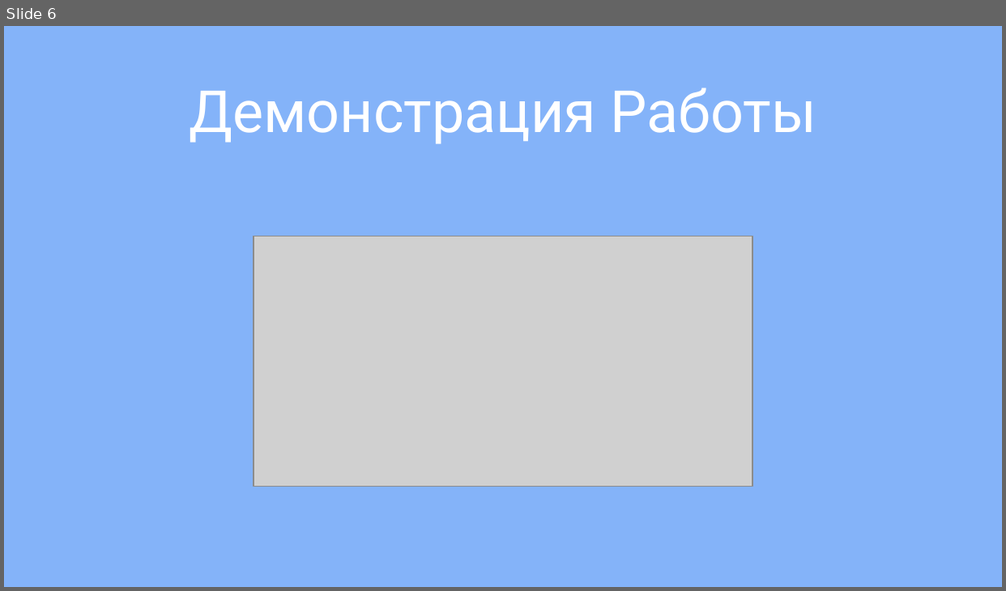
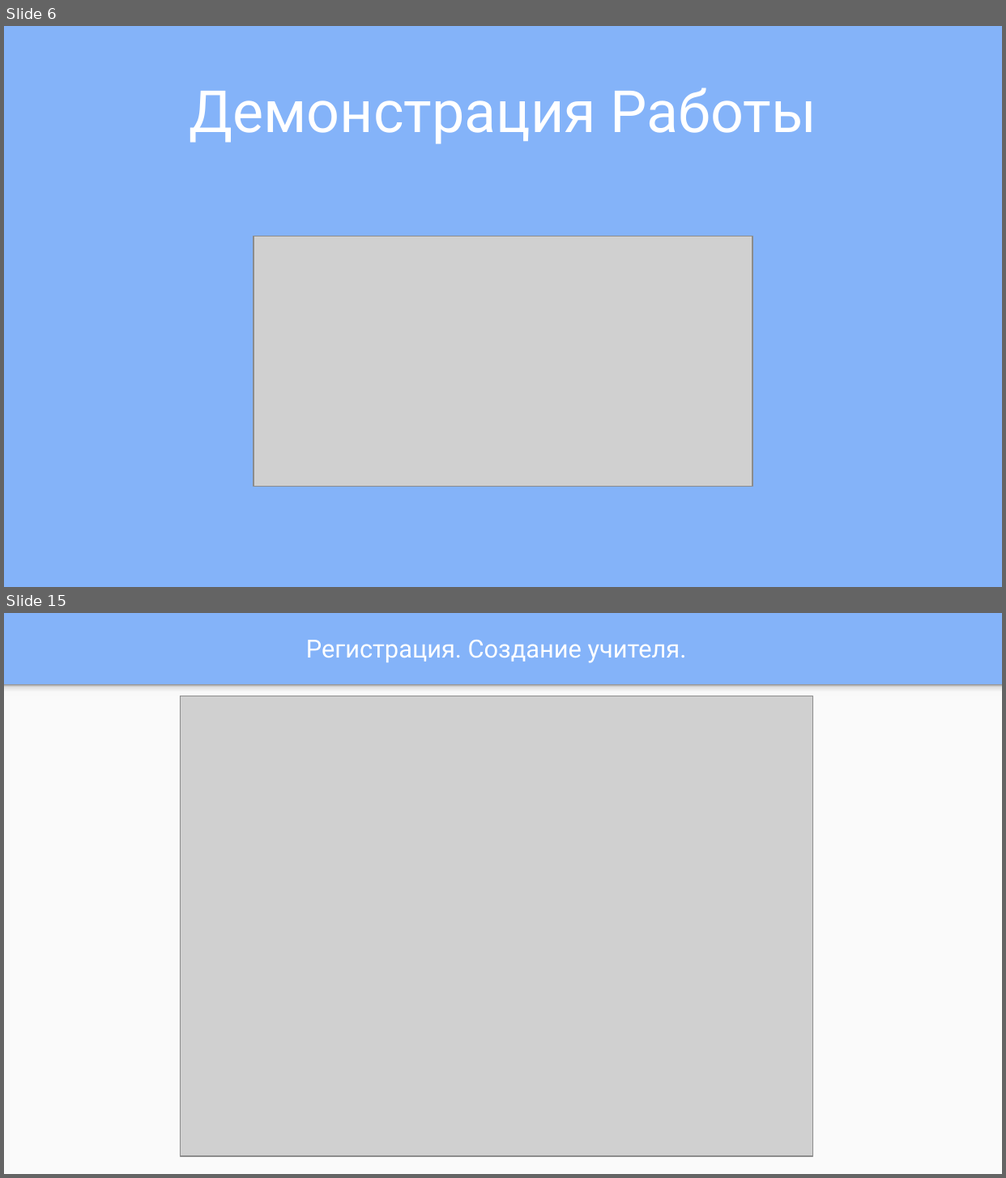
Before and after one commit to BearForesterSmallBeef/TeacherAndParent, a slide deck: materials/presentation/presentation.pptx. Shown one above the other, each under a label of ours: slide 6 before the commit, slides 6 and 15 after it; the slides between them are not shown. The pictures are 1006x591 and 1006x1178 pixels, drawn with LibreOffice and Linux fonts; fonts in the diff are those of the drawing; grey boxes stand for pictures. Boxes give left, top, right and bottom in pixels: in the first picture for what was removed or moved away, otherwise in the second. Text is boxed around its words. In the diff, an @@ line names an element or a change of style, - is before the commit and + after.

```diff
--- a/materials/presentation/presentation.pptx
+++ b/materials/presentation/presentation.pptx
@@ slide 15 added at (4, 613, 1002, 1174), background #84B3F9 @@
@@ title added at (306, 640, 687, 663), 18 pt, text #FFFFFF @@
+Регистрация. Создание учителя.
@@ rectangle added at (4, 685, 1002, 1174), fill #FAFAFA @@
@@ rectangle added at (4, 685, 1002, 696), fill gradient #F9F9F9 to #DEDEDE to #999999 @@
@@ picture added at (180, 696, 812, 1156) @@
```
Also in this commit, not shown: 16 other slides added, 28 other files.
